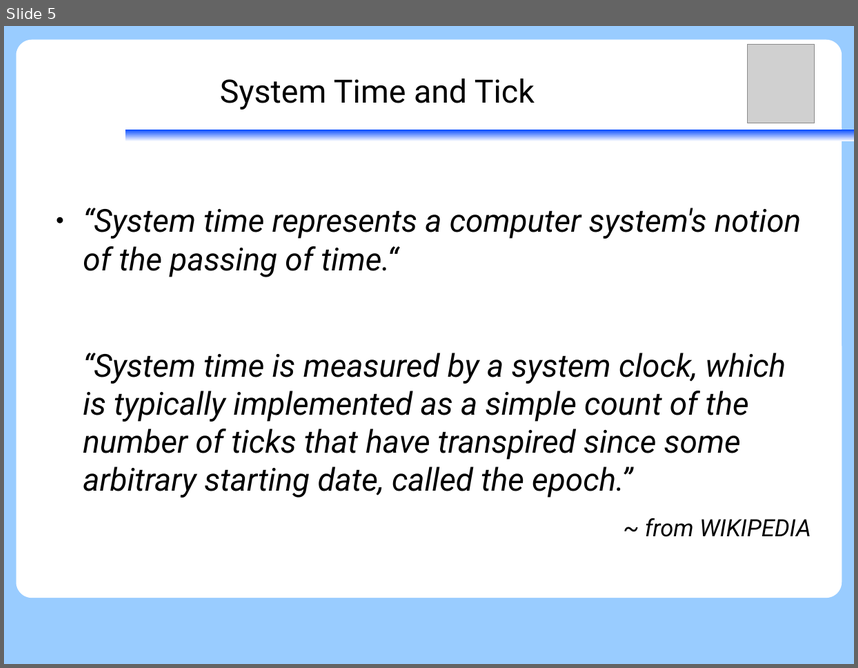
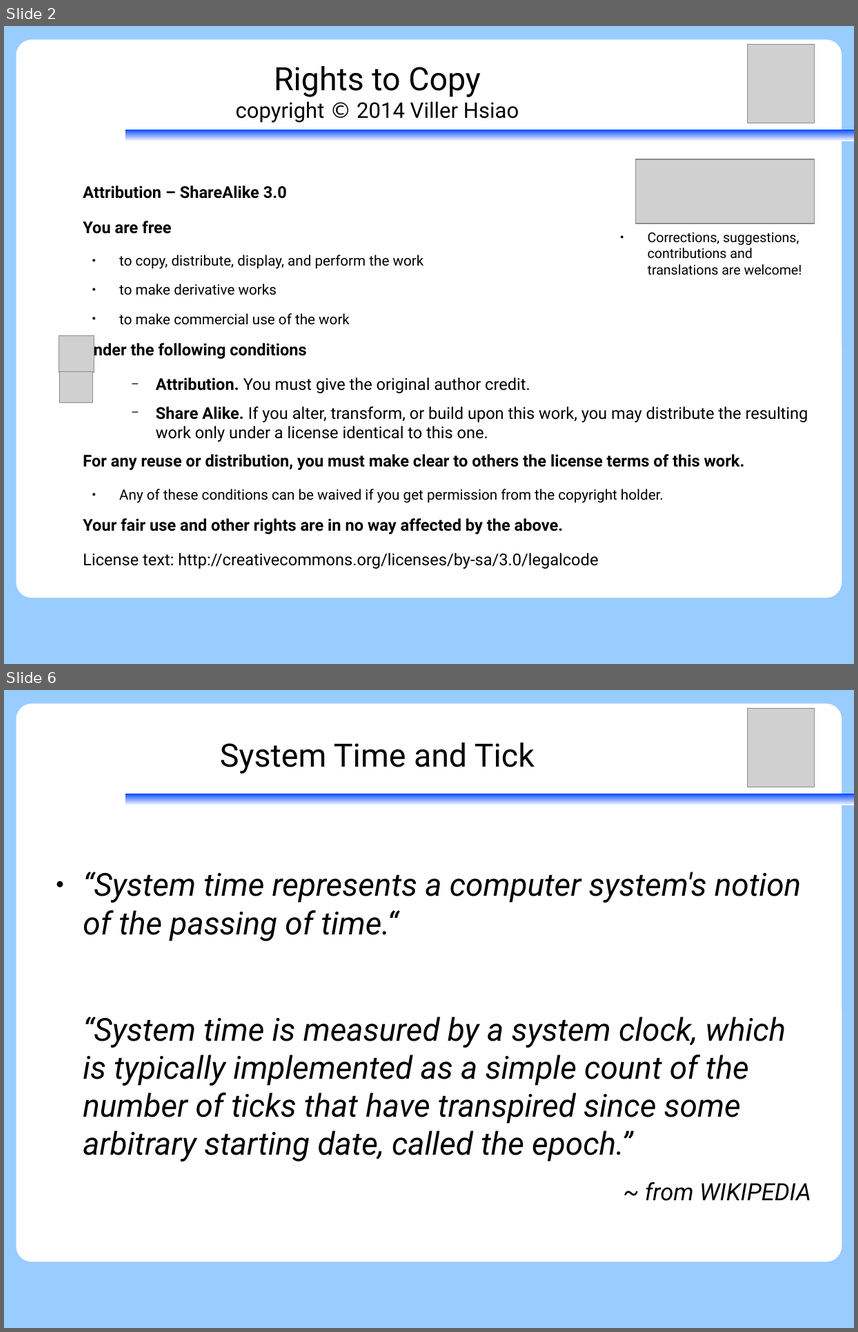
Before and after one commit to vh21/documents, a slide deck: ukernel/2014-01-09-f9kernel-ktimer.odp. Shown one above the other, each under a label of ours: slide 5 before the commit, slides 2 and 6 after it; the slides between them are not shown. The pictures are 858x668 and 858x1332 pixels, drawn with LibreOffice and Linux fonts; fonts in the diff are those of the drawing; grey boxes stand for pictures. Boxes give left, top, right and bottom in pixels: in the first picture for what was removed or moved away, otherwise in the second. Text is boxed around its words. In the diff, an @@ line names an element or a change of style, - is before the commit and + after.

Commit message:
ukernel: update F9 Microkernel ktimer
1. Add copyright
2. Add more diagram to HW Timer functionality
3. Refine words

```diff
--- a/ukernel/2014-01-09-f9kernel-ktimer.odp
+++ b/ukernel/2014-01-09-f9kernel-ktimer.odp
@@ slide 2 added at [4,26,854,664], background #99CCFF; not listed: 3 template elements that a slide beside it also shows @@
@@ picture added at [749,45,815,123] @@
@@ title added at [236,66,519,123], 20 pt, text #000000 @@
+Rights to Copy
+copyright © 2014 Viller Hsiao
@@ picture added at [636,159,815,223] @@
@@ text added at [83,185,809,568], 15.2 pt, text #000000 @@
+Attribution – ShareAlike 3.0
+You are free
+  ● to copy, distribute, display, and perform the work
+  ● to make derivative works
+  ● to make commercial use of the work
+Under the following conditions
+    − Attribution. You must give the original author credit.
+    − Share Alike. If you alter, transform, or build upon this work, you may distribute the resulting work only under a license identical to this one.
+For any reuse or distribution, you must make clear to others the license terms of this work.
+  ● Any of these conditions can be waived if you get permission from the copyright holder.
+Your fair use and other rights are in no way affected by the above.
+License text: http://creativecommons.org/licenses/by-sa/3.0/legalcode
@@ text added at [648,232,802,275], 12.6 pt, text #000000 @@
+● Corrections, suggestions, contributions and translations are welcome!
@@ picture added at [59,336,94,372] @@
@@ picture added at [59,372,93,403] @@
@@ what was slide 5 is now slide 6 @@
```
Also in this commit, not shown: 11 slides changed, 3 other slides added.
